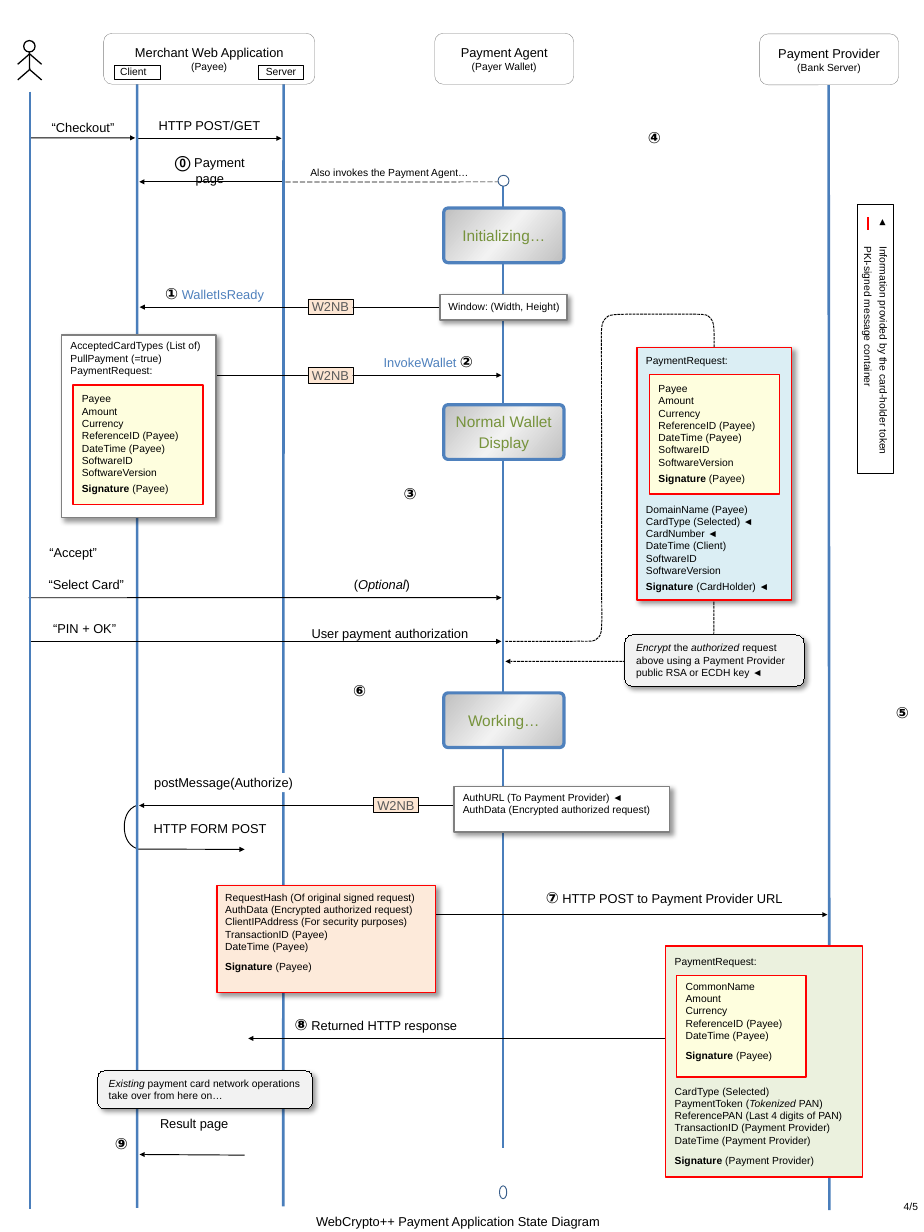
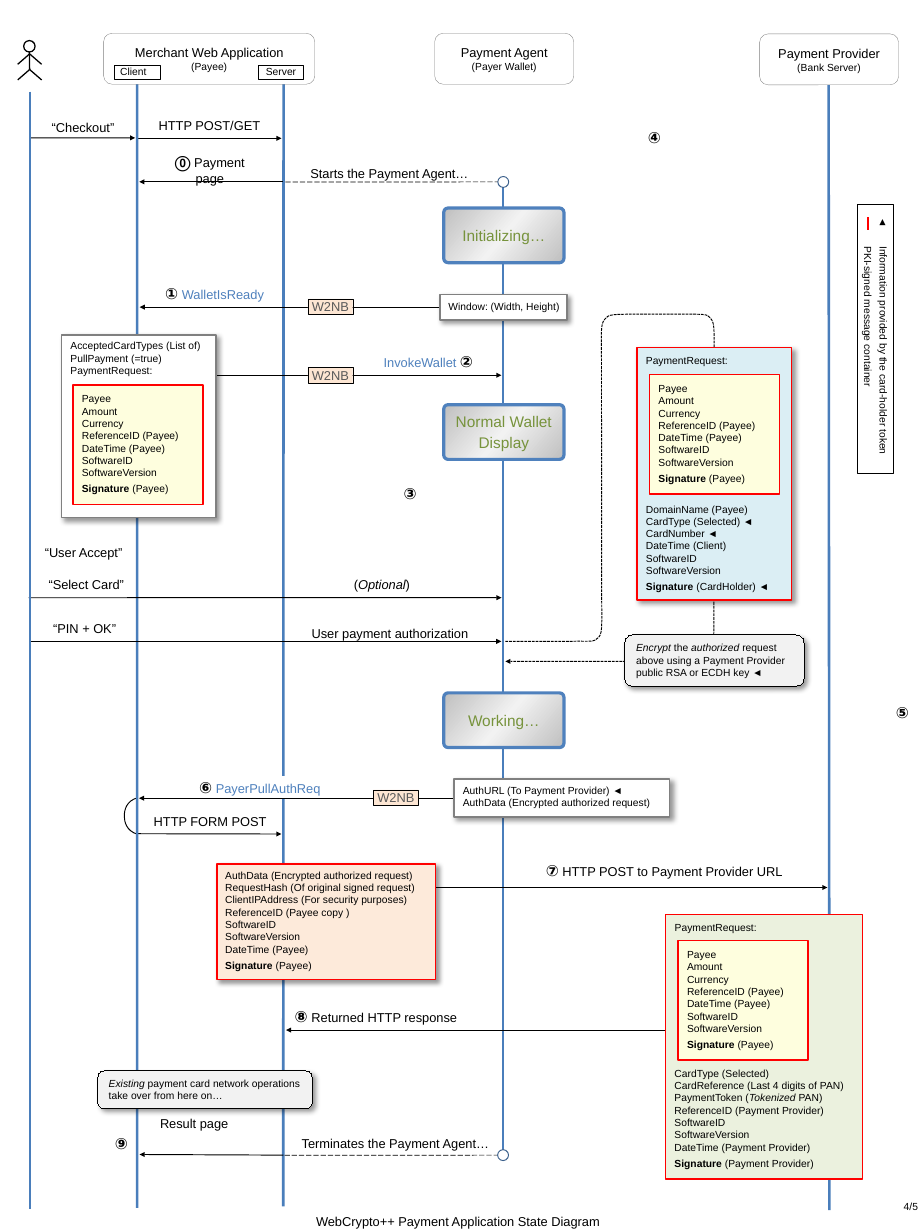
Before and after one commit to cyberphone/web2native-bridge, a slide deck: slide 4 of webpayment.resources/docs/pullmode.pptx. Drawn at 924x1232 pixels with LibreOffice and Linux fonts; fonts in the diff are those of the drawing. Boxes give left, top, right and bottom in pixels: in the first picture for what was removed or moved away, otherwise in the second. Text is boxed around its words. In the diff, an @@ line names an element or a change of style, - is before the commit and + after.

```diff
--- a/webpayment.resources/docs/pullmode.pptx
+++ b/webpayment.resources/docs/pullmode.pptx
@@ text at [310, 168, 468, 181]: text changed; size 8 to 10 pt @@
-Also invokes the Payment Agent…
+Starts the Payment Agent…
@@ line moved from (503, 182) - (503, 1148) to (503, 182) - (503, 1154) @@
@@ text at [45, 548, 122, 560]: text changed @@
-“Accept”
+“User Accept”
@@ text removed at [353, 685, 366, 697] @@
-⑥
@@ rectangle: place and size @@
-rectangle at [454, 786, 670, 832]
+rectangle at [454, 779, 670, 817]
@@ freeform shape: place and size @@
-freeform shape at [124, 805, 138, 848]
+freeform shape at [124, 797, 138, 833]
@@ 2 texts, 1 arrow: place and size @@
-2 texts, 1 arrow at [139, 806, 457, 1033]
+2 texts, 1 arrow at [139, 798, 457, 1024]
@@ text at [199, 782, 321, 796]: text changed; text colour #000000 to #4F81BD @@
-postMessage(Authorize)
+⑥ PayerPullAuthReq
@@ rectangle "W2NB": place and size @@
-rectangle "W2NB" at [374, 797, 418, 813]
+rectangle "W2NB" at [374, 790, 418, 806]
@@ text "AuthURL (To Payment Provider) ◄": place and size @@
-text "AuthURL (To Payment Provider) ◄" at [463, 793, 650, 815]
+text "AuthURL (To Payment Provider) ◄" at [463, 786, 650, 808]
@@ arrow moved from (138, 849) - (244, 849) to (138, 833) - (281, 834) @@
@@ text "AuthData (Encrypted authorized request)": place and size @@
-text "AuthData (Encrypted authorized request)" at [225, 893, 415, 972]
+text "AuthData (Encrypted authorized request)" at [225, 871, 415, 971]
@@ rectangle: place and size @@
-rectangle at [217, 885, 436, 992]
+rectangle at [217, 864, 436, 979]
@@ text "⑦ HTTP POST to Payment ...": place and size @@
-text "⑦ HTTP POST to Payment ..." at [546, 892, 783, 906]
+text "⑦ HTTP POST to Payment ..." at [546, 865, 783, 879]
@@ text at [225, 871, 413, 881]: paragraph added @@
+AuthData (Encrypted authorized request)
@@ arrow moved from (355, 915) - (828, 915) to (355, 888) - (828, 888) @@
@@ text at [225, 905, 413, 915]: paragraph removed @@
-AuthData (Encrypted authorized request)
@@ text at [225, 908, 343, 940]: text changed @@
-TransactionID (Payee)
+ReferenceID (Payee copy )
+SoftwareID
+SoftwareVersion
@@ text "PaymentRequest:": place and size @@
-text "PaymentRequest:" at [675, 958, 757, 967]
+text "PaymentRequest:" at [675, 924, 757, 933]
@@ rectangle: place and size @@
-rectangle at [666, 946, 863, 1177]
+rectangle at [666, 915, 863, 1179]
@@ text "Payee Amount Currency ReferenceID (Payee)": place and size @@
-text "Payee Amount Currency ReferenceID (Payee)" at [686, 983, 782, 1061]
+text "Payee Amount Currency ReferenceID (Payee)" at [687, 951, 784, 1050]
@@ rectangle: place and size @@
-rectangle at [676, 975, 806, 1077]
+rectangle at [678, 941, 808, 1060]
@@ text at [687, 951, 784, 997]: text changed @@
-CommonName
-Amount
-Currency
-ReferenceID (Payee)
+Payee
+Amount
+Currency
+ReferenceID (Payee)
@@ text at [687, 1012, 762, 1032]: paragraphs added @@
+SoftwareID
+SoftwareVersion
@@ arrow moved from (759, 1039) - (248, 1039) to (686, 1030) - (286, 1030) @@
@@ text at [687, 1040, 774, 1050]: less space between paragraphs @@
@@ text "CardType (Selected) CardReference (Last 4 ...": place and size @@
-text "CardType (Selected) CardReference (Last 4 ..." at [675, 1087, 842, 1166]
+text "CardType (Selected) CardReference (Last 4 ..." at [674, 1069, 844, 1169]
@@ text at [674, 1069, 844, 1138]: text changed @@
-CardType (Selected)
-PaymentToken (Tokenized PAN)
-ReferencePAN (Last 4 digits of PAN)
-TransactionID (Payment Provider)
+CardType (Selected)
+CardReference (Last 4 digits of PAN)
+PaymentToken (Tokenized PAN)
+ReferenceID (Payment Provider)
+SoftwareID
+SoftwareVersion
@@ text added at [302, 1138, 489, 1151], 10 pt, text #000000 @@
+Terminates the Payment Agent…
@@ arrow moved from (140, 1154) - (244, 1155) to (140, 1154) - (283, 1155) @@
@@ line added from (285, 1155) to (501, 1155), #000000 0.5 pt dashed @@
@@ ellipse: place and size @@
-ellipse at [499, 1186, 507, 1199]
+ellipse at [498, 1150, 509, 1161]
@@ text at [674, 1159, 814, 1169]: less space between paragraphs @@
```
Also in this commit, not shown: 3 other files.
